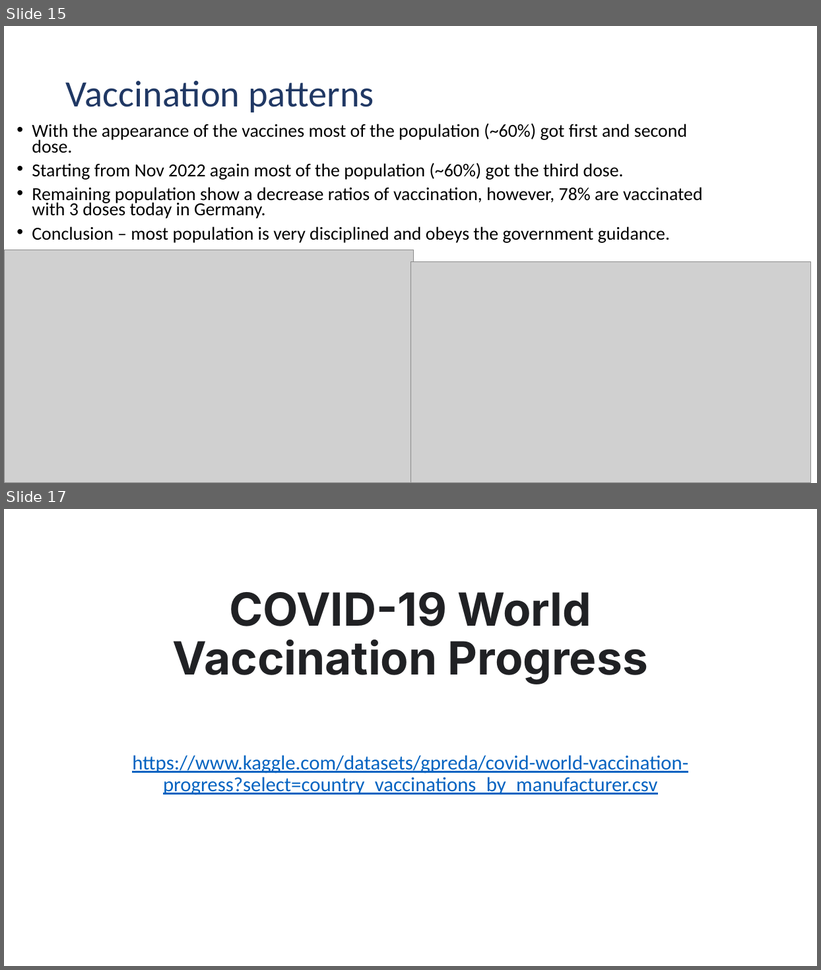
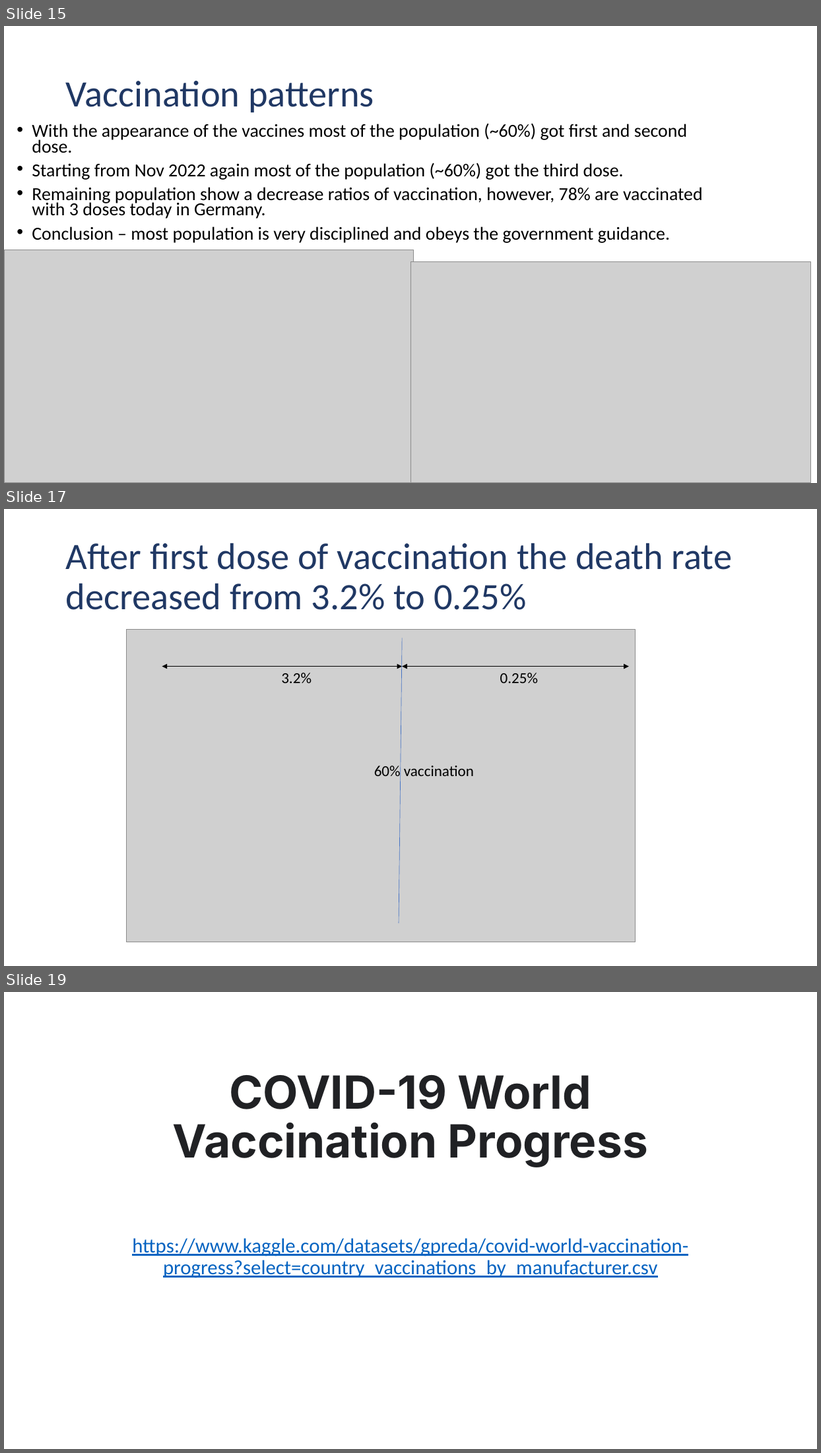
Before and after one commit to doctorf72/Naya-Practical-Data-Science-EDA-Project, a slide deck: initial analysis.pptx. Shown one above the other, each under a label of ours: slides 15 and 17 before the commit, slides 15, 17 and 19 after it; the slides between them are not shown. The pictures are 821x970 and 821x1453 pixels, drawn with LibreOffice and Linux fonts; fonts in the diff are those of the drawing; grey boxes stand for pictures; background and template pictures are left out. Boxes give left, top, right and bottom in pixels: in the first picture for what was removed or moved away, otherwise in the second. Text is boxed around its words. In the diff, an @@ line names an element or a change of style, - is before the commit and + after.

```diff
--- a/initial analysis.pptx
+++ b/initial analysis.pptx
@@ slide 17 added at (x1=4, y1=509, x2=817, y2=966), background #FFFFFF @@
@@ title added at (x1=66, y1=543, x2=732, y2=610), 44 pt, text #203864 @@
+After first dose of vaccination the death rate decreased from 3.2% to 0.25%
@@ picture added at (x1=127, y1=630, x2=636, y2=942) @@
@@ line added from (403, 638) to (399, 923), #4472C4 0.5 pt @@
@@ double arrow added from (162, 666) to (403, 666), #000000 0.5 pt @@
@@ double arrow added from (403, 666) to (629, 666), #000000 0.5 pt @@
@@ text added at (x1=281, y1=673, x2=312, y2=683), 18 pt, text #000000 @@
+3.2%
@@ text added at (x1=500, y1=673, x2=538, y2=683), 18 pt, text #000000 @@
+0.25%
@@ text added at (x1=374, y1=763, x2=474, y2=780), 18 pt, text #000000 @@
+60% vaccination
@@ what was slide 17 is now slide 19 @@
```
Also in this commit, not shown: 1 slide changed, 1 other slide added, 1 other file.
